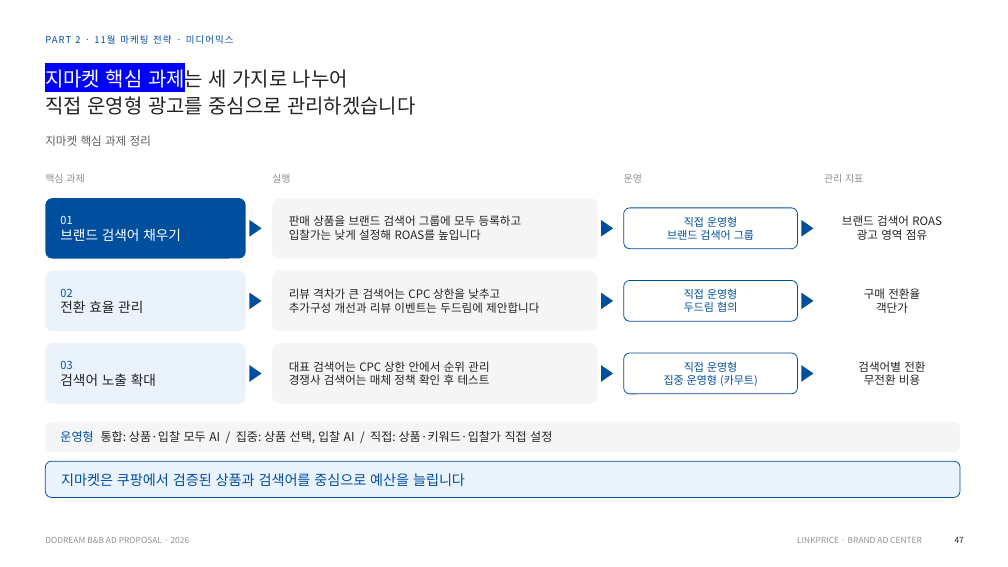
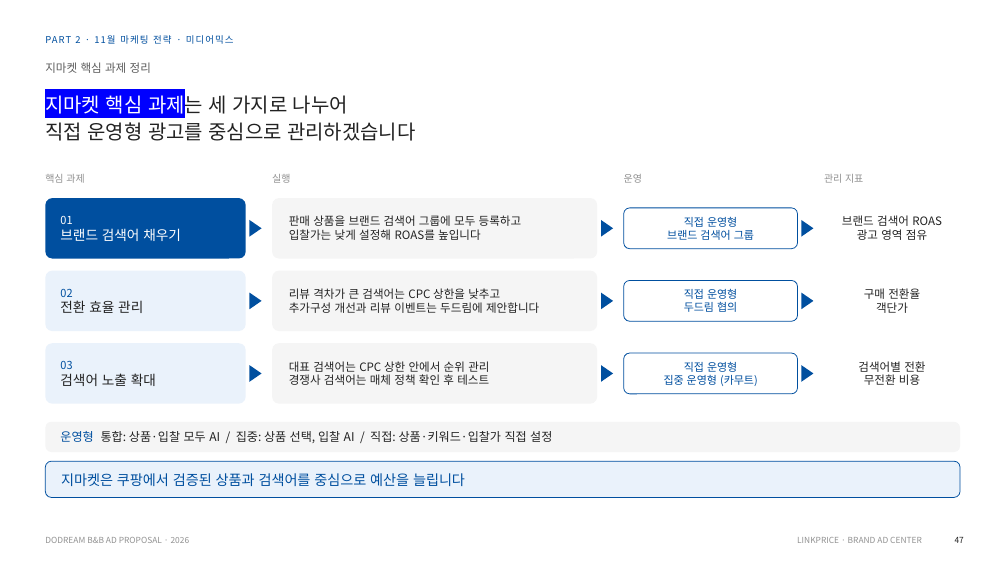
Before and after one commit to sonnet24/mypage, a slide deck: slide 12 of 쿠팡_오픈마켓_11월_261013_취합본.pptx. Drawn at 1008x567 pixels with LibreOffice and Linux fonts; fonts in the diff are those of the drawing. Boxes give left, top, right and bottom in pixels: in the first picture for what was removed or moved away, otherwise in the second. Text is boxed around its words. In the diff, an @@ line names an element or a change of style, - is before the commit and + after.

```diff
--- a/쿠팡_오픈마켓_11월_261013_취합본.pptx
+++ b/쿠팡_오픈마켓_11월_261013_취합본.pptx
@@ text "지마켓 핵심 과제 정리": place and size @@
-text "지마켓 핵심 과제 정리" at (45, 135, 151, 146)
+text "지마켓 핵심 과제 정리" at (45, 62, 151, 73)
@@ text "지마켓 핵심 과제는 세 가지로 ...": place and size @@
-text "지마켓 핵심 과제는 세 가지로 ..." at (45, 65, 415, 115)
+text "지마켓 핵심 과제는 세 가지로 ..." at (45, 91, 415, 141)
```
Also in this commit, not shown: 13 other slides changed.
